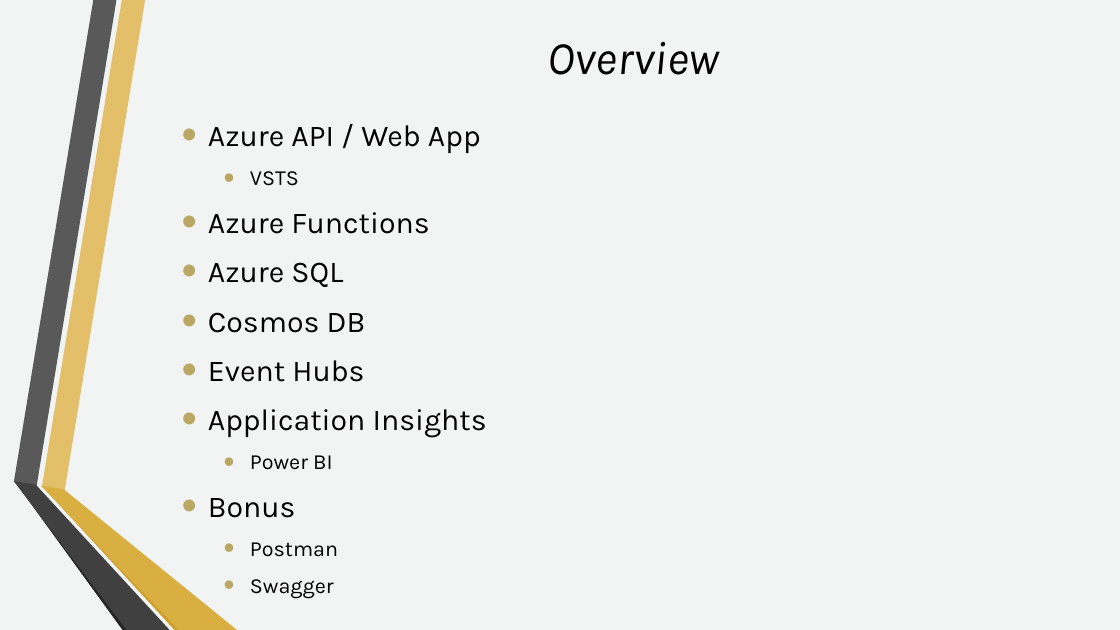
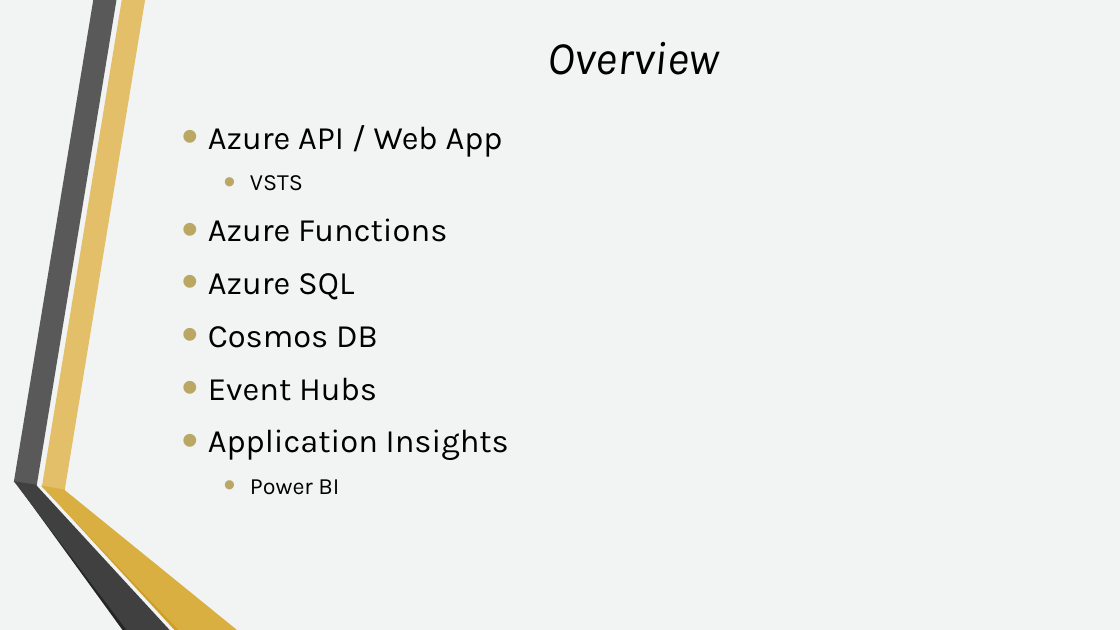
Before and after one commit to jglisson/IAOneDay, a slide deck: slide 5 of Docs/IA_OneDay_Azure.pptx. Drawn at 1120x630 pixels with LibreOffice and Linux fonts; fonts in the diff are those of the drawing; background and template pictures are left out. Boxes give left, top, right and bottom in pixels: in the first picture for what was removed or moved away, otherwise in the second. Text is boxed around its words. In the diff, an @@ line names an element or a change of style, - is before the commit and + after.

```diff
--- a/Docs/IA_OneDay_Azure.pptx
+++ b/Docs/IA_OneDay_Azure.pptx
@@ text "Azure API / Web App" at [208, 126, 509, 495]: size 25.9 to 28 pt in "Azure API / Web App", "Azure Functions", "Azure SQL", "Cosmos DB" and 2 more places; size 18.5 to 20 pt in "VSTS", "Power BI" @@
@@ text at [208, 498, 338, 557]: paragraphs removed @@
-• Bonus
-  • Postman
-  • Swagger
```
Also in this commit, not shown: 4 other slides changed, 1 slide removed.
